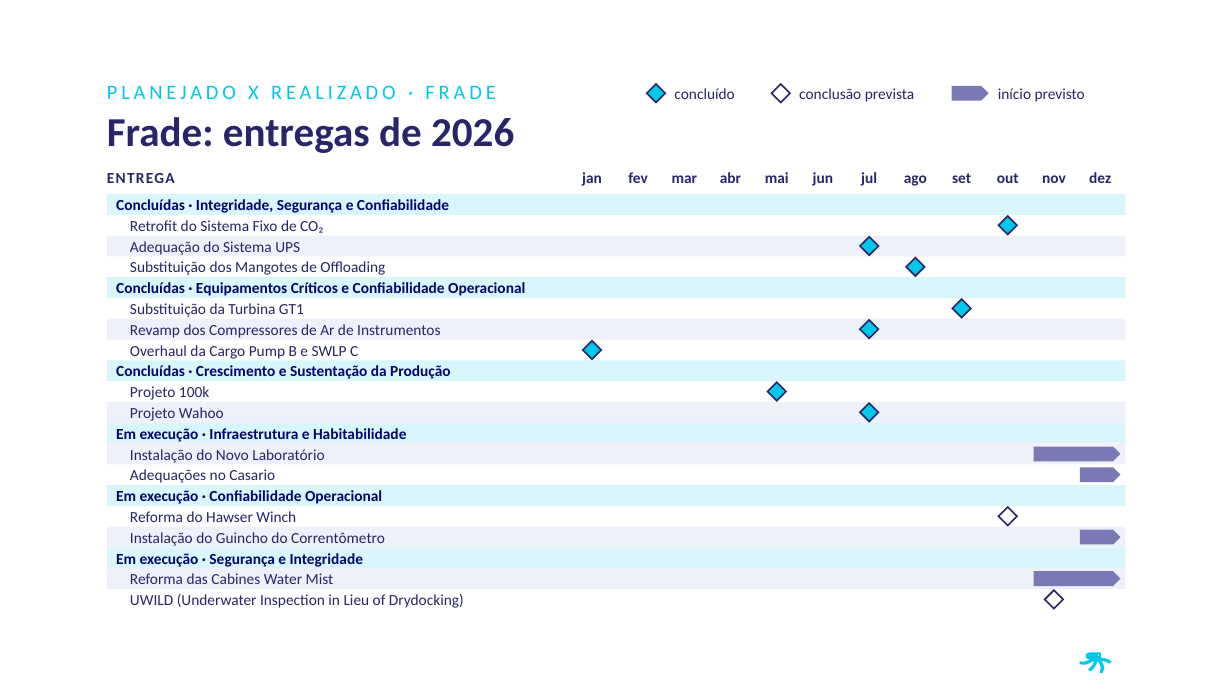
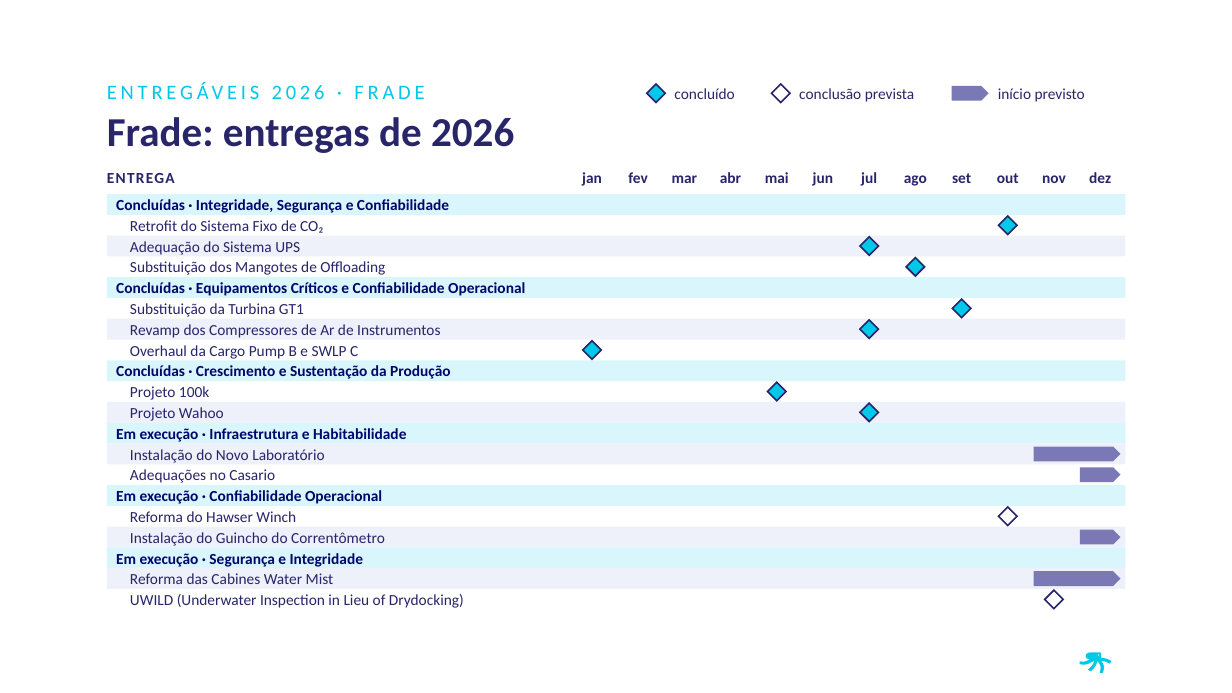
Before and after one commit to LucasRibaas/Planejamento, a slide deck: slide 6 of Investor_Day_PRIO_2026.pptx (slide 4 before the commit). Drawn at 1232x693 pixels with LibreOffice and Linux fonts; fonts in the diff are those of the drawing; background and template pictures are left out. Boxes give left, top, right and bottom in pixels: in the first picture for what was removed or moved away, otherwise in the second. Text is boxed around its words. In the diff, an @@ line names an element or a change of style, - is before the commit and + after.

```diff
--- a/Investor_Day_PRIO_2026.pptx
+++ b/Investor_Day_PRIO_2026.pptx
@@ text at <box>107,82,424,99</box>: text changed @@
-PLANEJADO X REALIZADO · FRADE
+ENTREGÁVEIS 2026 · FRADE
```
Also in this commit, not shown: 6 other slides changed, 3 slides added, 3 slides removed.
